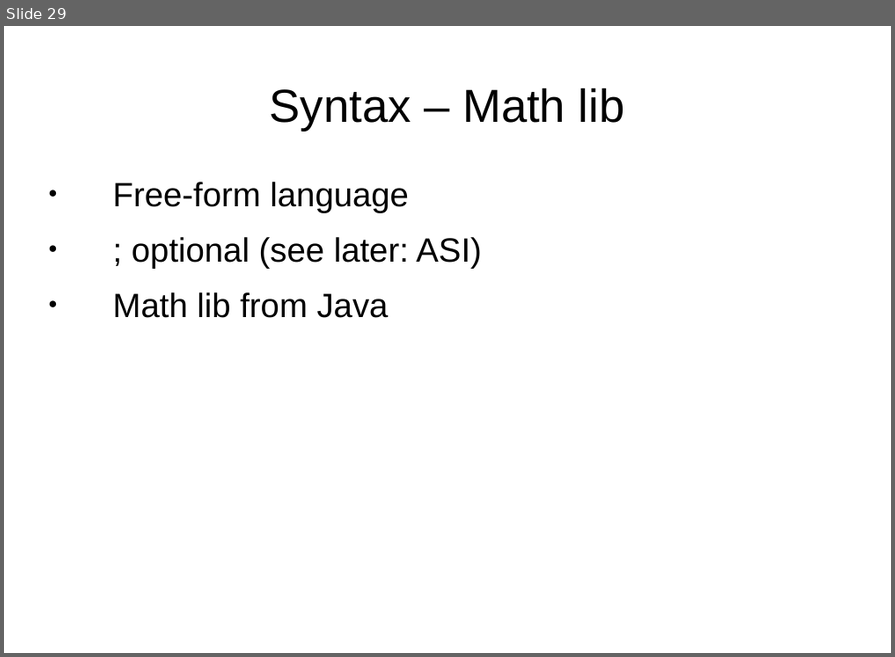
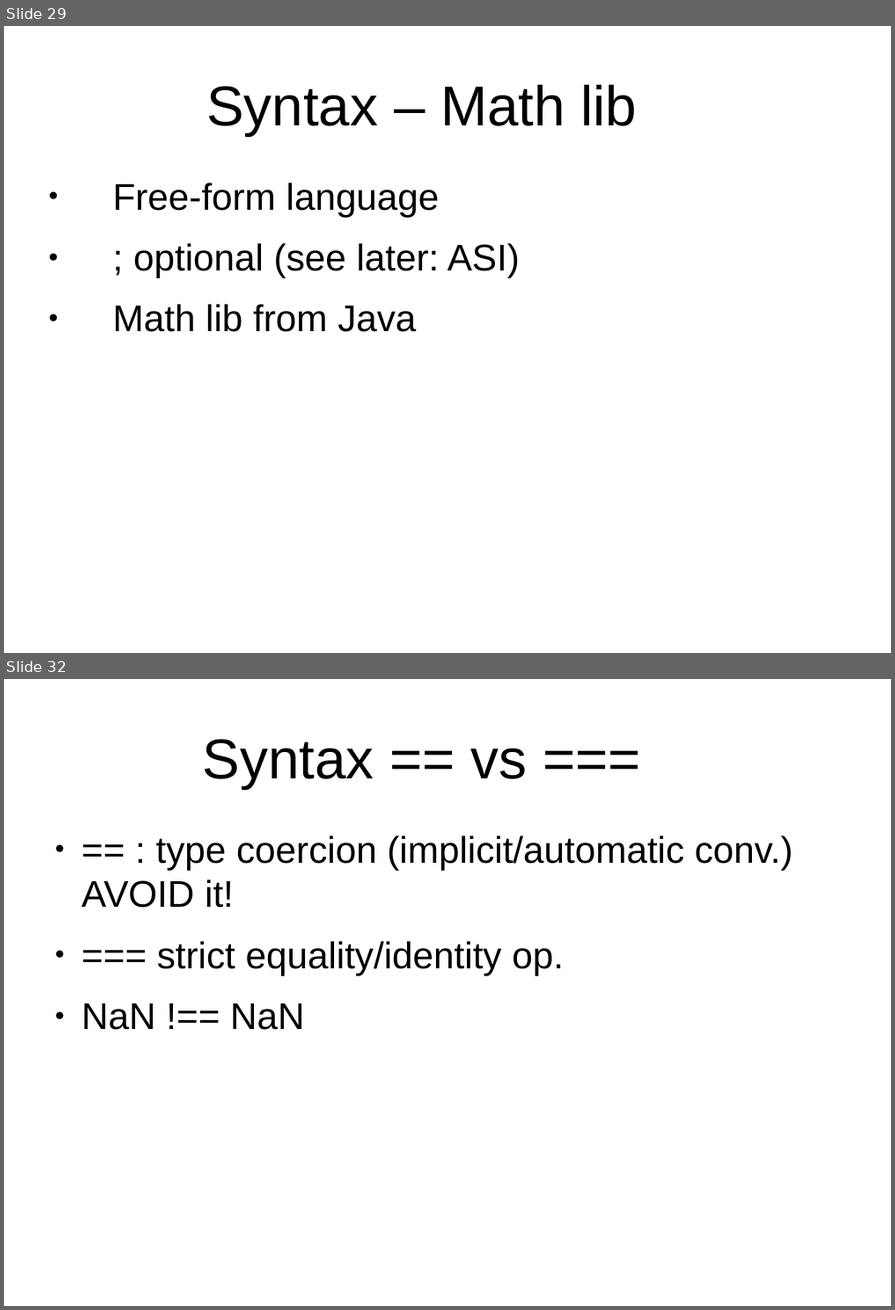
Before and after one commit to peterborkuti/other, a slide deck: JavaScriptBasics/jsbasics-slide.odp. Shown one above the other, each under a label of ours: slide 29 before the commit, slides 29 and 32 after it; the slides between them are not shown. The pictures are 895x657 and 895x1310 pixels, drawn with LibreOffice and Linux fonts; fonts in the diff are those of the drawing; background and template pictures are left out. Boxes give left, top, right and bottom in pixels: in the first picture for what was removed or moved away, otherwise in the second. Text is boxed around its words. In the diff, an @@ line names an element or a change of style, - is before the commit and + after.

```diff
--- a/JavaScriptBasics/jsbasics-slide.odp
+++ b/JavaScriptBasics/jsbasics-slide.odp
@@ slide 32 added at [4, 679, 891, 1306], background #FFFFFF @@
@@ title added at [203, 739, 528, 789], 53.3 pt, text #000000 @@
+Syntax == vs ===
@@ text added at [81, 836, 793, 1030], 35.3 pt, text #000000 @@
+● == : type coercion (implicit/automatic conv.)
+  AVOID it!
+● === strict equality/identity op.
+● NaN !== NaN
@@ slide 29 changed as well @@
@@ title "Syntax – Math lib" at [206, 84, 638, 136]: size 44 to 53.3 pt @@
@@ text "Free-form language" at [113, 183, 520, 332]: size 32 to 35.3 pt; more space between paragraphs @@
```
Also in this commit, not shown: 28 other slides changed, 10 other slides added, 2 other files.
